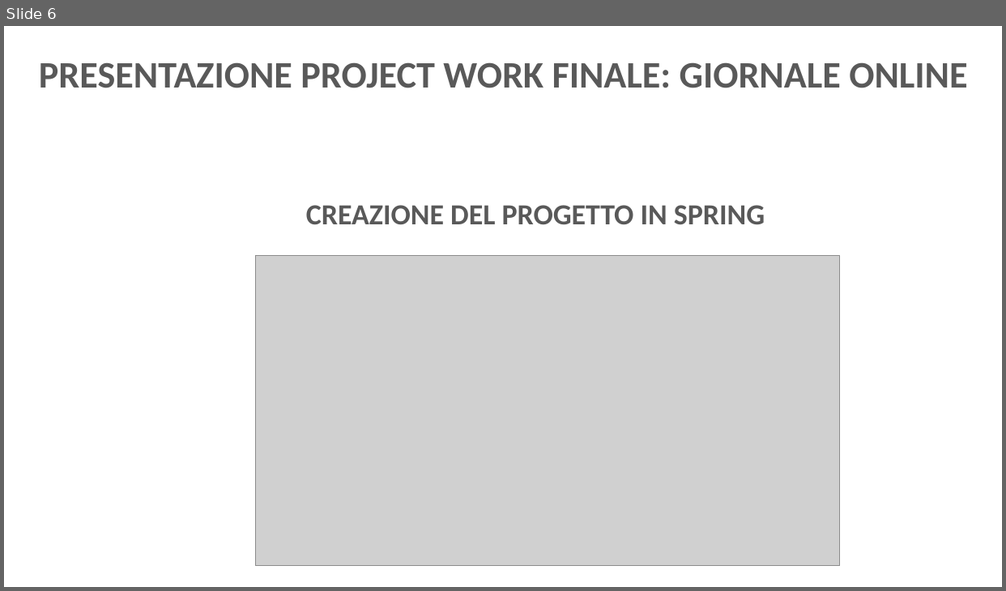
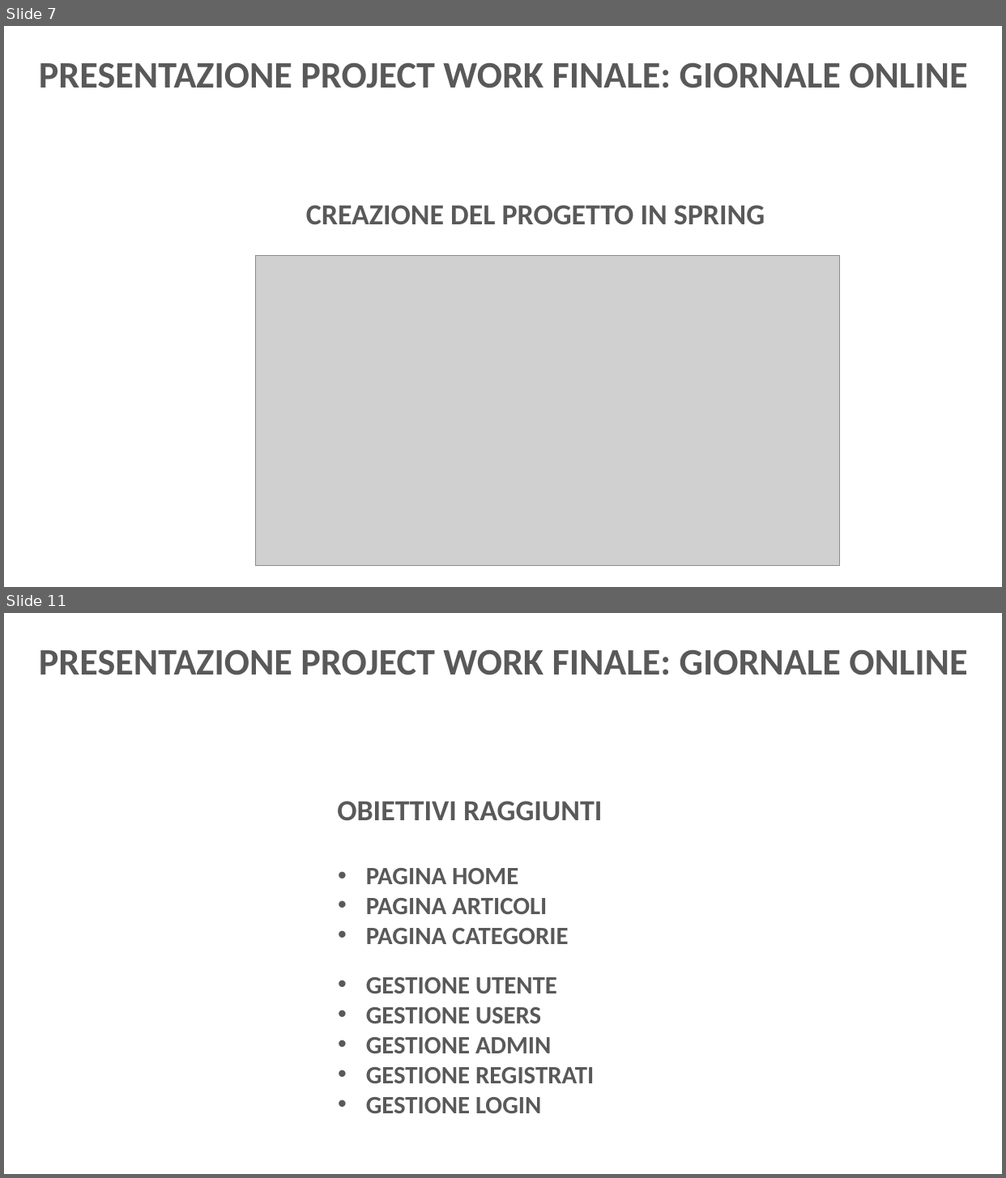
Before and after one commit to nDr3K/GiornaleOnlinePW, a slide deck: Presentazione Project Giornale.pptx. Shown one above the other, each under a label of ours: slide 6 before the commit, slides 7 and 11 after it; the slides between them are not shown. The pictures are 1006x591 and 1006x1178 pixels, drawn with LibreOffice and Linux fonts; fonts in the diff are those of the drawing; grey boxes stand for pictures; background and template pictures are left out. Boxes give left, top, right and bottom in pixels: in the first picture for what was removed or moved away, otherwise in the second. Text is boxed around its words. In the diff, an @@ line names an element or a change of style, - is before the commit and + after.

```diff
--- a/Presentazione Project Giornale.pptx
+++ b/Presentazione Project Giornale.pptx
@@ slide 11 added at [4,613,1002,1174], background picture (left out) @@
@@ text added at [39,649,967,675], 36 pt, text #595959, bold @@
+PRESENTAZIONE PROJECT WORK FINALE: GIORNALE ONLINE
@@ text added at [337,801,602,821], 28 pt, text #595959, bold @@
+OBIETTIVI RAGGIUNTI
@@ text added at [366,868,568,944], 24 pt, text #595959, bold @@
+• PAGINA HOME
+• PAGINA ARTICOLI
+• PAGINA CATEGORIE
@@ text added at [366,977,594,1114], 24 pt, text #595959, bold @@
+• GESTIONE UTENTE
+• GESTIONE USERS
+• GESTIONE ADMIN
+• GESTIONE REGISTRATI
+• GESTIONE LOGIN
@@ what was slide 6 is now slide 7 @@
```
Also in this commit, not shown: 2 slides changed, 5 other slides added, 1 other file.
